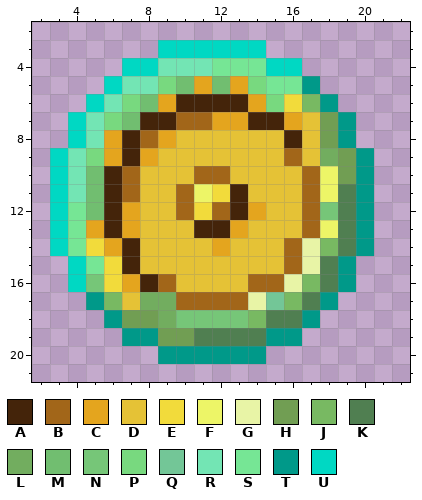
Edited in one commit: pixel-art sprite (Assets/Sprites/coinGlowing.png). Above: the version before the commit.
The file is 24x24 pixels. Colours within 5 levels of each other are drawn and written as one. Shown: x 2..22, y 2..21.
Palette (. is transparent): A #44240a  B #a26619  C #e4a51e  D #e5c236  E #f2db3b  F #edf567  G #e8f4a6  H #719e53  J #78b962  K #507f51  L #72ad5f  M #71be70  N #76c678  P #78d97f  Q #73c697  R #73e5b4  S #76e695  T #009989  U #00d8c3
Pixels before, first column x 3:
 3 ......UUUUUU......
 4 ....UURRRSSSUU....
 5 ...URRPMCMCPSST...
 6 ..URPMCAAAACPEJT..
 7 .URPMAABBCCAACDHT.
 8 .URCABCDDDDDDADHT.
 9 URPCACDDDDDDDBDLHT
10 URMABDDDBBDDDDBFHT
11 URMABDDBFEADDDBFKT
12 USMACDDBEBACDDBNKT
13 USCACDDDAACDDDBFKT
14 USECADDDDCDDDBGJKT
15 .USEADDDDDDDDBGKT.
16 .UNECABDDDDBBGJKT.
17 ..TJDLLBBBBGQJKT..
18 ...THHLNNNNJKKT...
19 ....TTHHKKKKTT....
20 ......TTTTTT......
And afterwards:
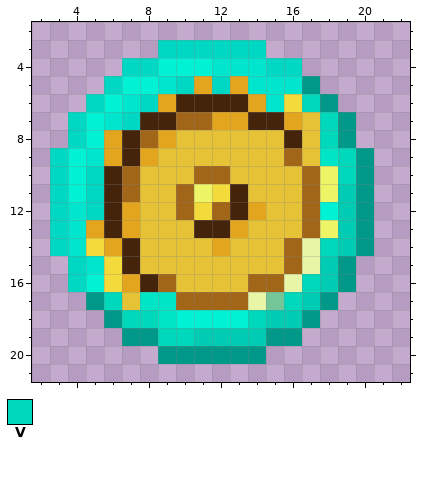
Colours new in this view: V #00d8bb
Diff:
{"colour":"K","old":"#507f51","new":"#00ccb4"}
{"colour":"L","old":"#72ad5f","new":"#00e5c6"}
{"colour":"R","old":"#73e5b4","new":"#00f2d5"}
{"colour":"S","old":"#76e695","new":"#00e5ce"}
{"y":5,"x":9,"old":"PM","new":"SU"}
{"y":5,"x":12,"old":"M","new":"U"}
{"y":5,"x":14,"old":"P","new":"S"}
{"y":6,"x":7,"old":"PM","new":"SU"}
{"y":6,"x":15,"old":"P","new":"S"}
{"y":6,"x":17,"old":"J","new":"V"}
{"y":7,"x":6,"old":"PM","new":"SU"}
{"y":7,"x":18,"old":"H","new":"V"}
{"y":8,"x":18,"old":"H","new":"V"}
{"y":9,"x":5,"old":"P","new":"S"}
{"y":9,"x":19,"old":"H","new":"V"}
{"y":10,"x":5,"old":"M","new":"U"}
{"y":10,"x":19,"old":"H","new":"V"}
{"y":11,"x":5,"old":"M","new":"U"}
{"y":12,"x":5,"old":"M","new":"U"}
{"y":12,"x":18,"old":"N","new":"R"}
{"y":14,"x":18,"old":"J","new":"V"}
{"y":16,"x":5,"old":"N","new":"R"}
{"y":16,"x":17,"old":"J","new":"V"}
{"y":17,"x":6,"old":"J","new":"V"}
{"y":17,"x":16,"old":"J","new":"V"}
{"y":18,"x":7,"old":"HH","new":"VV"}
{"y":18,"x":10,"old":"NNNNJ","new":"RRRRV"}
{"y":19,"x":9,"old":"HH","new":"VV"}
